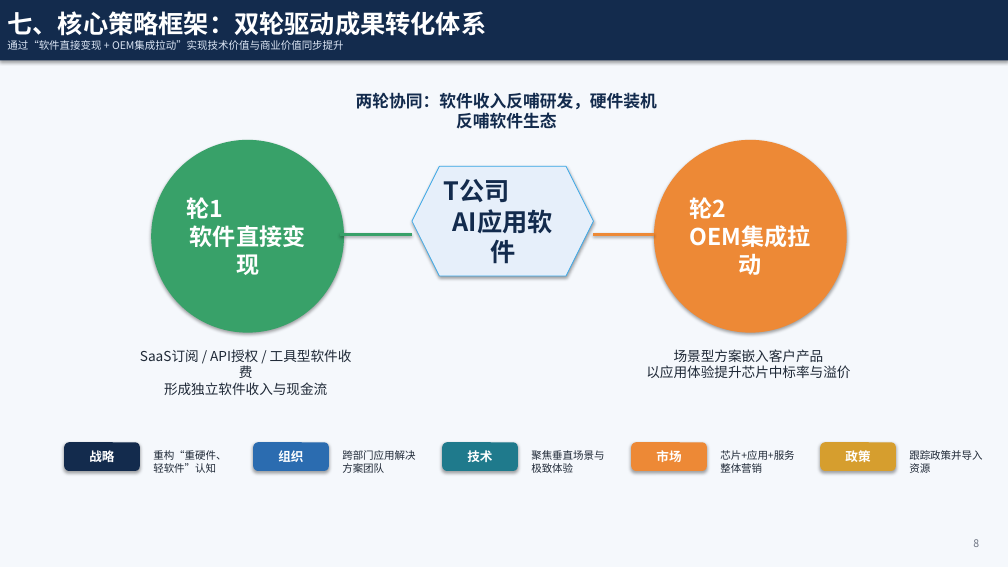
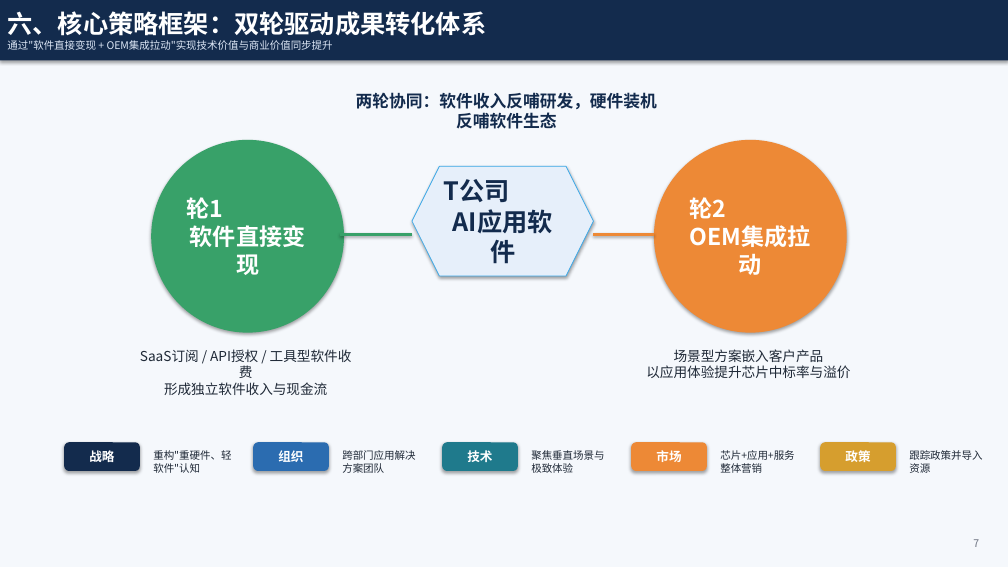
Before and after one commit to liang1wang/test, a slide deck: slide 7 of T公司AI应用软件技术成果转化策略研究_开题汇报.pptx (slide 8 before the commit). Drawn at 1008x567 pixels with LibreOffice and Linux fonts; fonts in the diff are those of the drawing. Boxes give left, top, right and bottom in pixels: in the first picture for what was removed or moved away, otherwise in the second. Text is boxed around its words. In the diff, an @@ line names an element or a change of style, - is before the commit and + after.

```diff
--- a/T公司AI应用软件技术成果转化策略研究_开题汇报.pptx
+++ b/T公司AI应用软件技术成果转化策略研究_开题汇报.pptx
@@ text in rectangle at (7,11,486,50): text changed @@
-七、核心策略框架：双轮驱动成果转化体系
-通过“软件直接变现 + OEM集成拉动”实现技术价值与商业价值同步提升
+六、核心策略框架：双轮驱动成果转化体系
+通过"软件直接变现 + OEM集成拉动"实现技术价值与商业价值同步提升
@@ text at (153,450,231,473): text changed @@
-重构“重硬件、轻软件”认知
+重构"重硬件、轻软件"认知
@@ text at (973,539,979,547): text changed @@
-8
+7
```
Also in this commit, not shown: 9 other slides changed, 1 slide removed.
